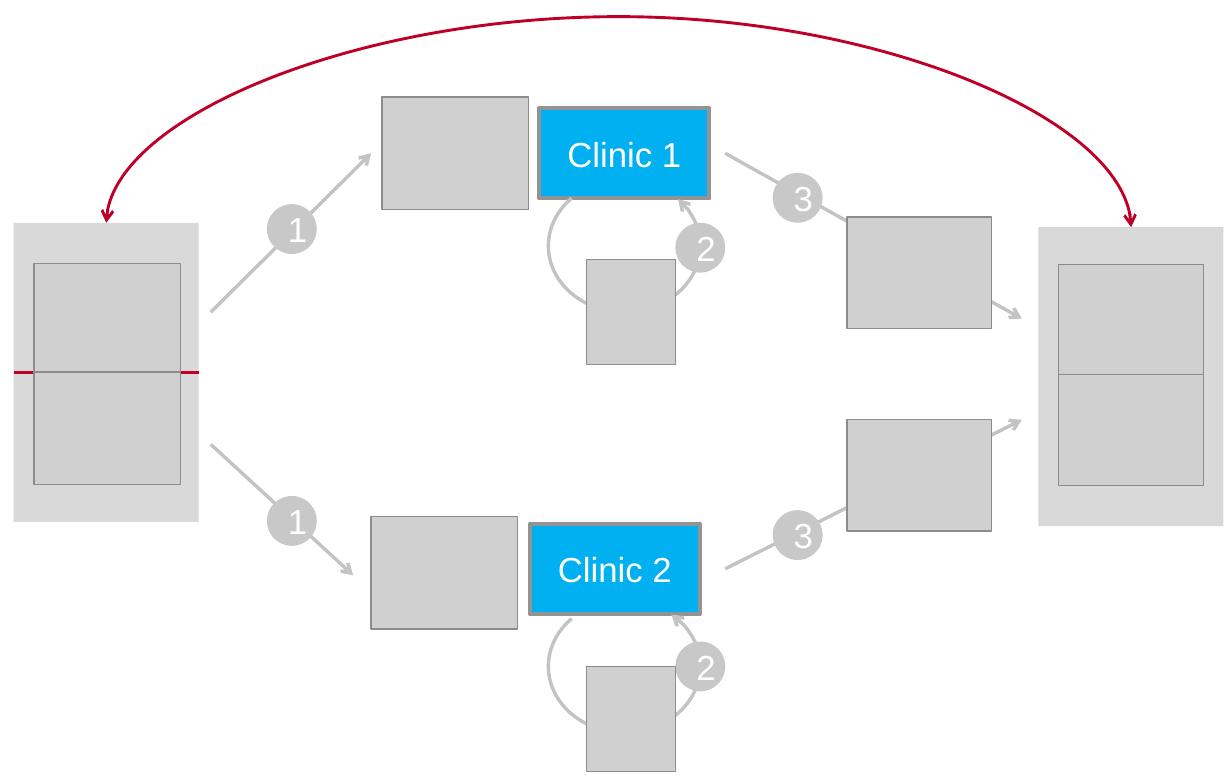
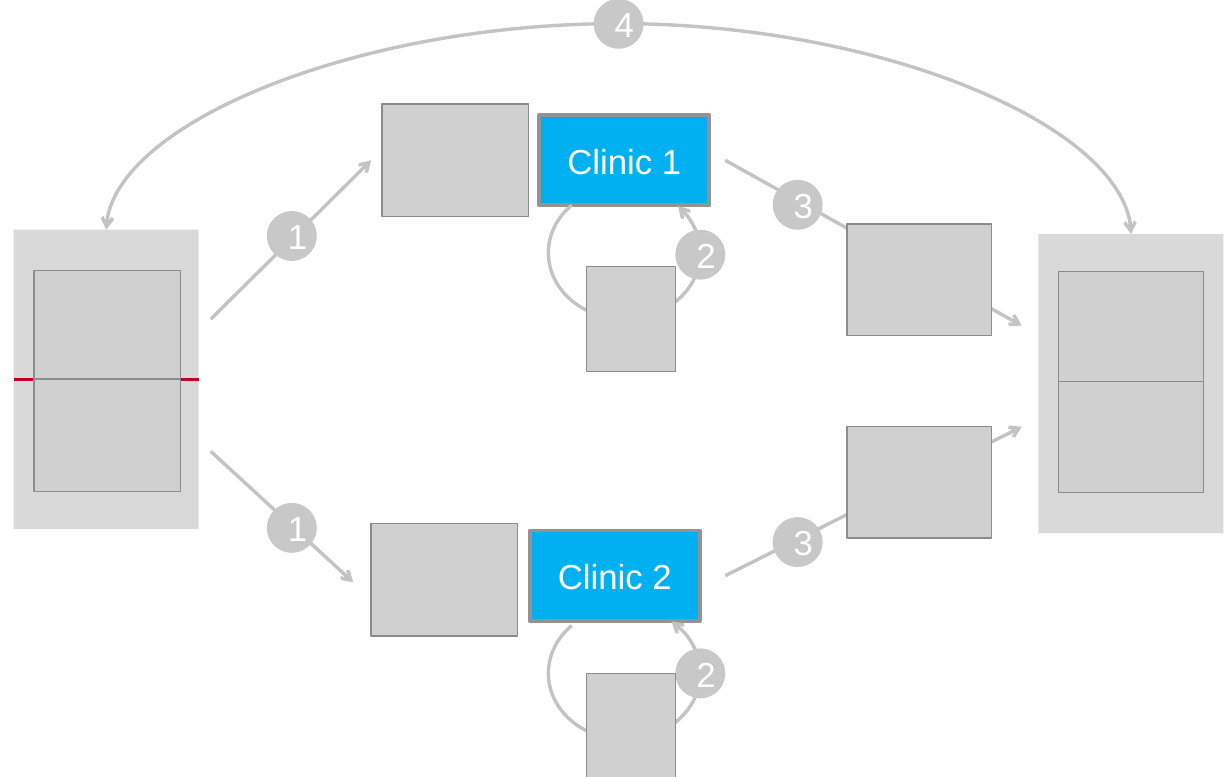
Before and after one commit to stefan-m-lenz/ThesisScHum, a slide deck: slide 1 of images/experimentalsetup.pptx. Drawn at 1232x777 pixels with LibreOffice and Linux fonts; fonts in the diff are those of the drawing; grey boxes stand for pictures. Boxes give left, top, right and bottom in pixels: in the first picture for what was removed or moved away, otherwise in the second. Text is boxed around its words. In the diff, an @@ line names an element or a change of style, - is before the commit and + after.

```diff
--- a/images/experimentalsetup.pptx
+++ b/images/experimentalsetup.pptx
@@ 10 pictures, 6 ellipses, 4 rectangles, 4 arrows, 2 arc (boxed as its full ellipse)s, 1 line, 1 curved double arrow: place and size @@
-10 pictures, 6 ellipses, 4 rectangles, 4 arrows, 2 arc (boxed as its full ellipse)s, 1 line, 1 curved double arrow at [14, 15, 1224, 772]
+10 pictures, 6 ellipses, 4 rectangles, 4 arrows, 2 arc (boxed as its full ellipse)s, 1 line, 1 curved double arrow at [14, 22, 1224, 777]
@@ curved double arrow (106, 229) - (1130, 234): stroke #BE0028 1.5 pt to #C4C4C4 1.75 pt @@
@@ ellipse added at [594, 0, 644, 49], fill #C8C8C8, 18 pt, text #FFFFFF @@
+4
```
Also in this commit, not shown: 1 other file.
